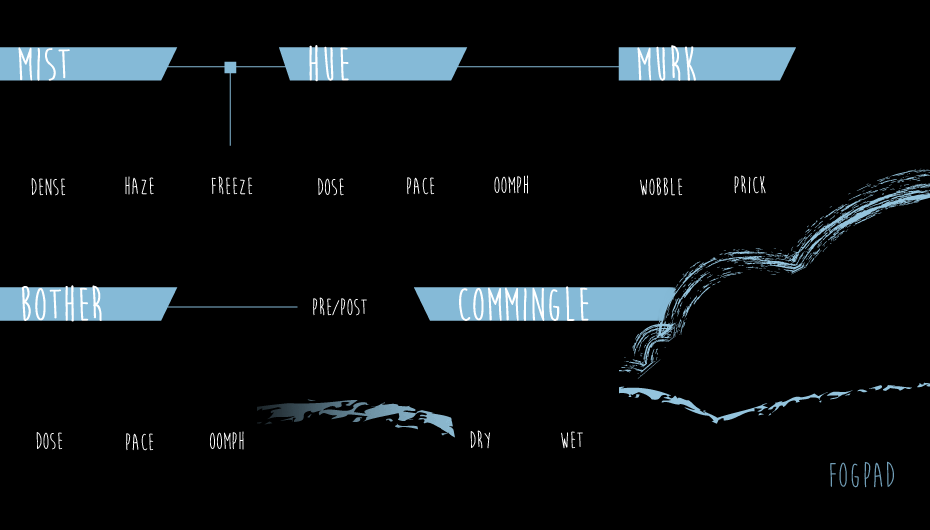
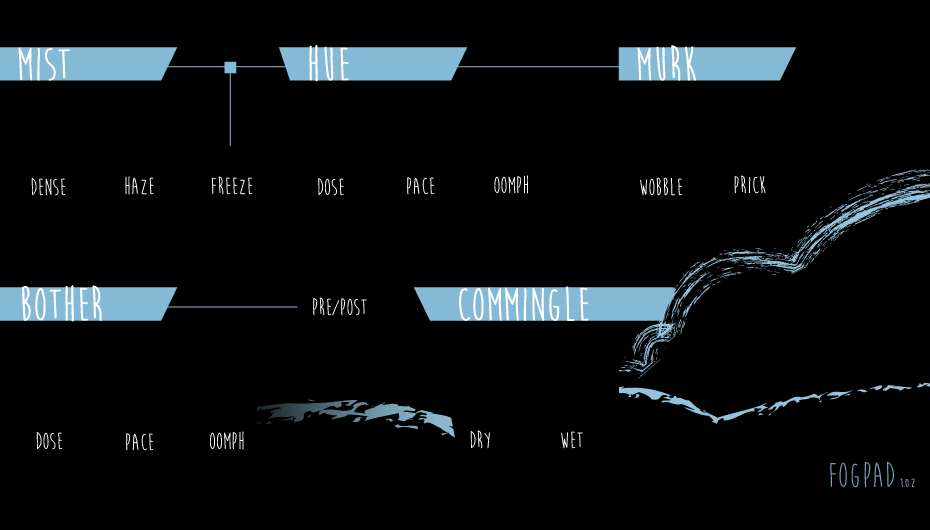
Before/after of a 930 × 530 layered artwork. What changed in the layer stack:
added layer "VERSION" above "FOGPAD" over [900, 478, 915, 488]
